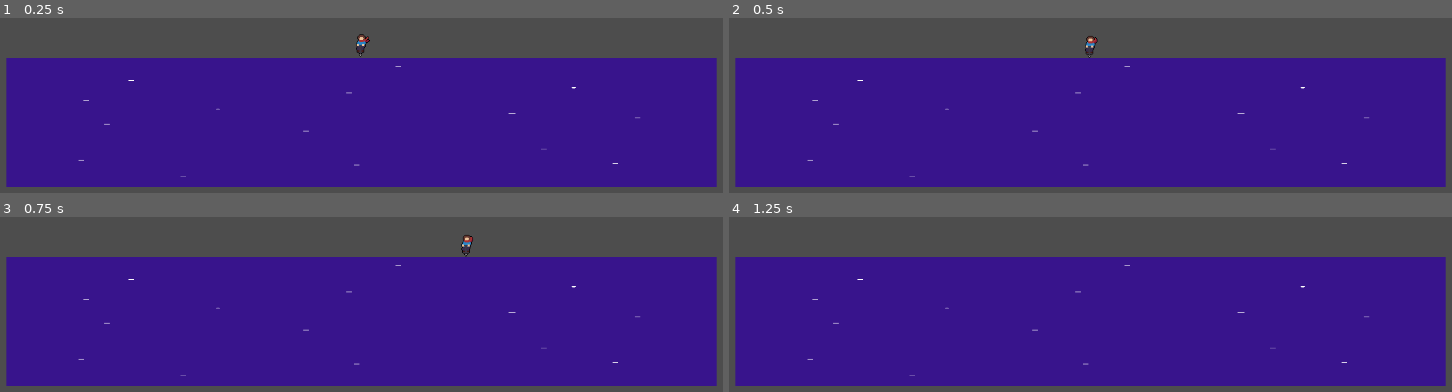
Above: before the commit, frames 1-4 (two rows, left to right).
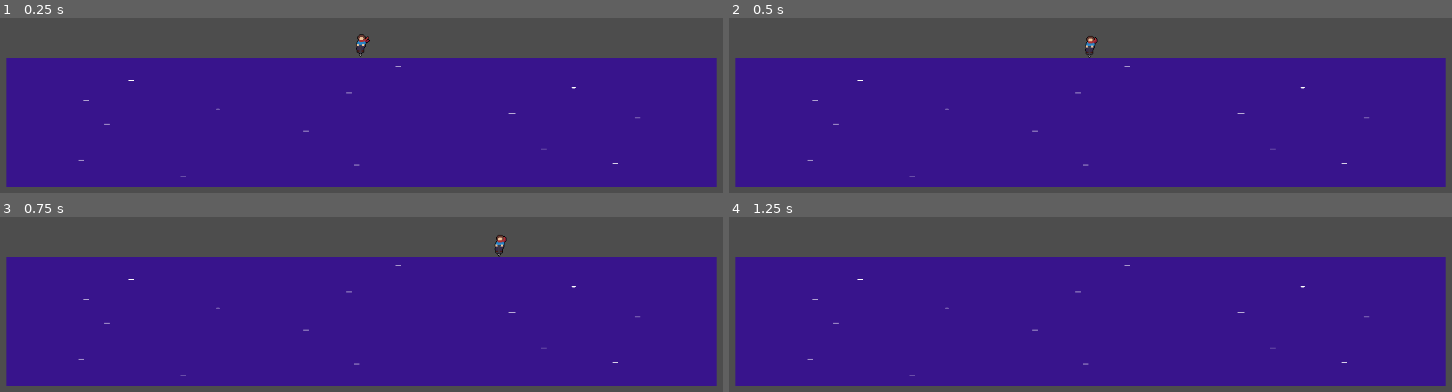
Above: after the commit, the same moments.

Repository: JMQ0598/Pogo-Game-Godot
Game: Godot game, scene res://Assets/Scenes/JumpDemo.tscn
The game is run twice, just before and just after one commit, with the same random seed, the same clock (stepped at 60 frames per second) and the same inputs. This scene is started directly instead of the project's main scene.
Inputs:
- Up to frame 1 (0.25 s): no input
- Up to frame 2 (0.5 s): no input
- Up to frame 3 (0.75 s): hold D (walk_right) from 0.53 s (still down)
- Up to frame 4 (1.25 s): keep holding D (walk_right); tap W (walk_up) at 0.77 s

Frames 1-2 are identical in both runs. In frame 3, 0.3% of the frame differs, in the area x 63-71%, y 10-23%; in frame 4, nothing differs.

Commit message:
Update WIP jump behaviour

Diff:
--- a/pogo-game/Assets/Scripts/pogo_girl.gd
+++ b/pogo-game/Assets/Scripts/pogo_girl.gd
@@ -1,17 +1,11 @@
 extends CharacterBody2D
-
-
 
 var isMidair: bool = true
 @export var health: int = 3
 @export var speed: int = 1000
 @export var jump_speed = -1800
 @export var gravity: int = 4000
-@export var bounce: int = 200
-@export var jump: int = 400
-@export_range(0.0, 1.0) var friction: float = 0.1
-@export_range(0.0, 1.0) var acceleration: float = 0.25
-
+@export var bounce: int = 4000
 
 # Called when the node enters the scene tree for the first time.
 func _ready() -> void:
@@ -27,9 +21,10 @@
 	if isMidair:
 		var dir = Input.get_axis('walk_left','walk_right')
 		if dir != 0:
-			velocity.x = lerp(velocity.x, dir * speed, acceleration)
+			velocity.x = dir * speed
 		else:
-			velocity.x = lerp(velocity.x, 0.0, friction)
+			velocity.x = 0
 	else:
-		velocity.y = bounce * delta
+		if is_on_floor():
+			velocity.y = bounce * delta
 	move_and_slide()
